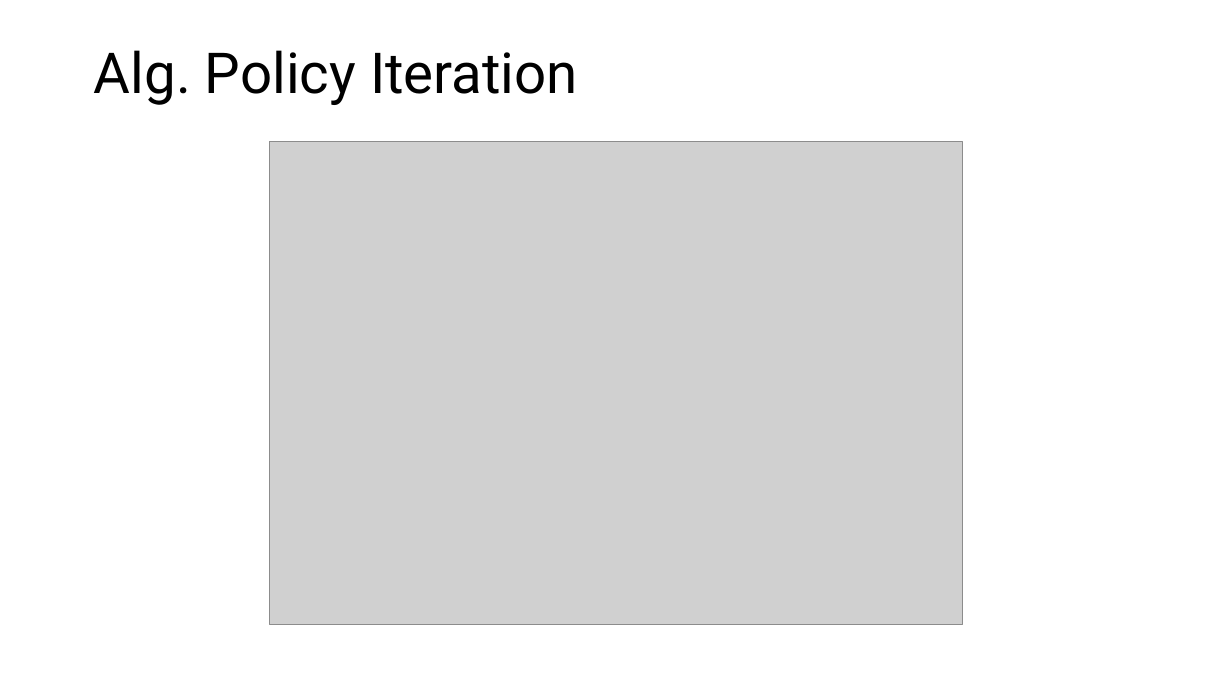
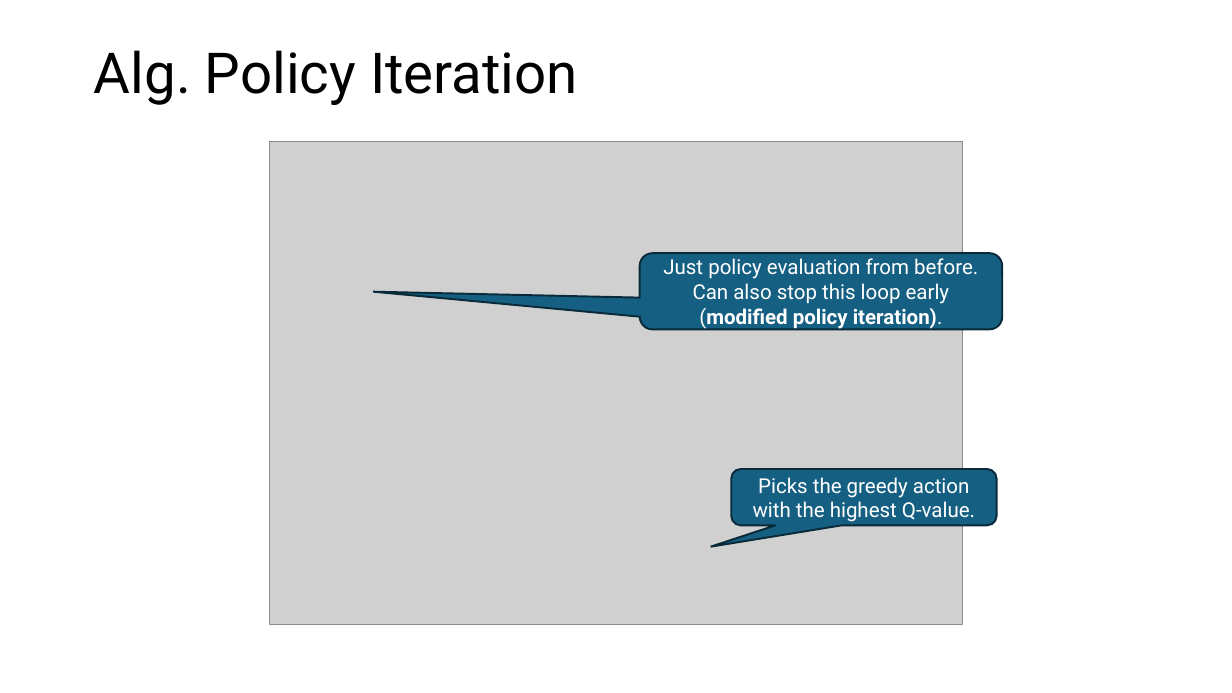
Before and after one commit to mhahsler/Introduction_to_Reinforcement_Learning, a slide deck: slide 15 of slides/Lecture_Chapter04.pptx (slide 13 before the commit). Drawn at 1232x693 pixels with LibreOffice and Linux fonts; fonts in the diff are those of the drawing; grey boxes stand for pictures. Boxes give left, top, right and bottom in pixels: in the first picture for what was removed or moved away, otherwise in the second. Text is boxed around its words. In the diff, an @@ line names an element or a change of style, - is before the commit and + after.

```diff
--- a/slides/Lecture_Chapter04.pptx
+++ b/slides/Lecture_Chapter04.pptx
@@ rounded speech box added at bbox=[640, 253, 1002, 329], fill #156082, outline #092A39 1.5 pt, 16 pt, text #FFFFFF @@
+Just policy evaluation from before. Can also stop this loop early (modified policy iteration).
@@ rounded speech box added at bbox=[731, 470, 996, 526], fill #156082, outline #092A39 1.5 pt, 16 pt, text #FFFFFF @@
+Picks the greedy action with the highest Q-value.
```
Also in this commit, not shown: 4 other slides changed, 2 slides added, 3 other files.
